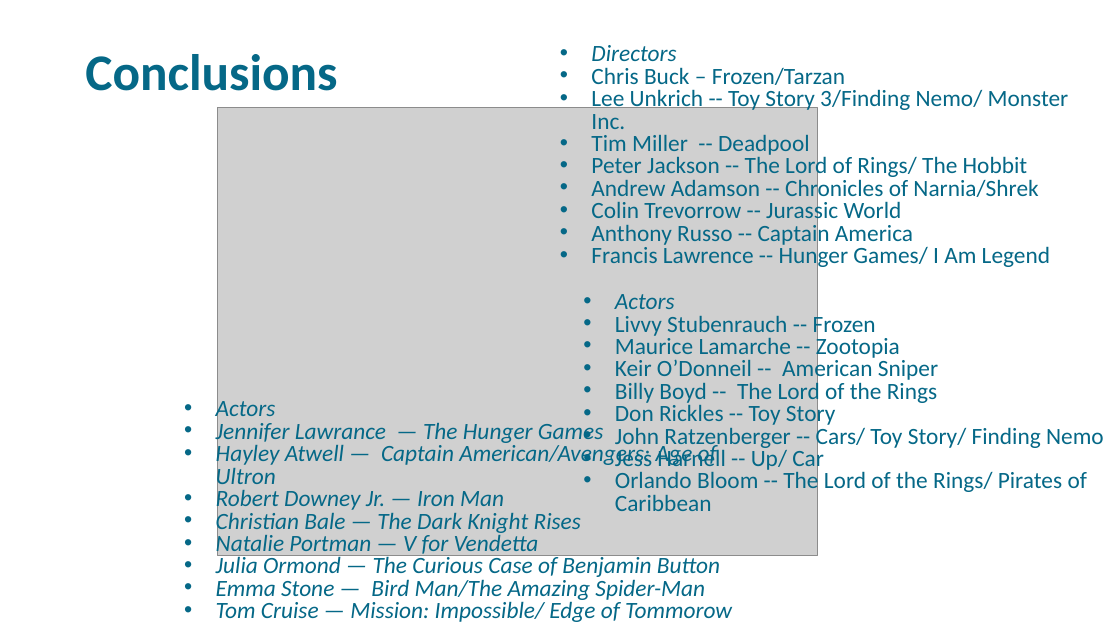
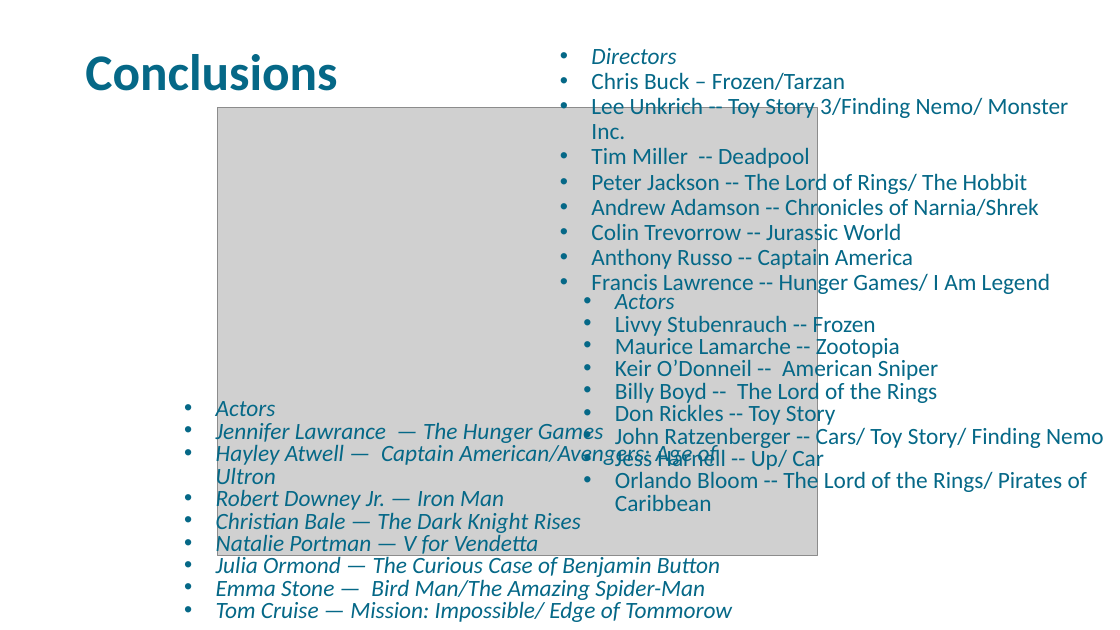
Before and after one commit to libbyYOU/IMDb-5000-movie-project, a slide deck: slide 20 of DSO-530 Final Project.pptx. Drawn at 1120x630 pixels with LibreOffice and Linux fonts; fonts in the diff are those of the drawing; grey boxes stand for pictures; background and template pictures are left out. Boxes give left, top, right and bottom in pixels: in the first picture for what was removed or moved away, otherwise in the second. Text is boxed around its words. In the diff, an @@ line names an element or a change of style, - is before the commit and + after.

```diff
--- a/DSO-530 Final Project.pptx
+++ b/DSO-530 Final Project.pptx
@@ text "Directors" at (591,48,1069,297): line spacing 0.8 to 0.9 @@
```
Also in this commit, not shown: 1 other slide changed.
